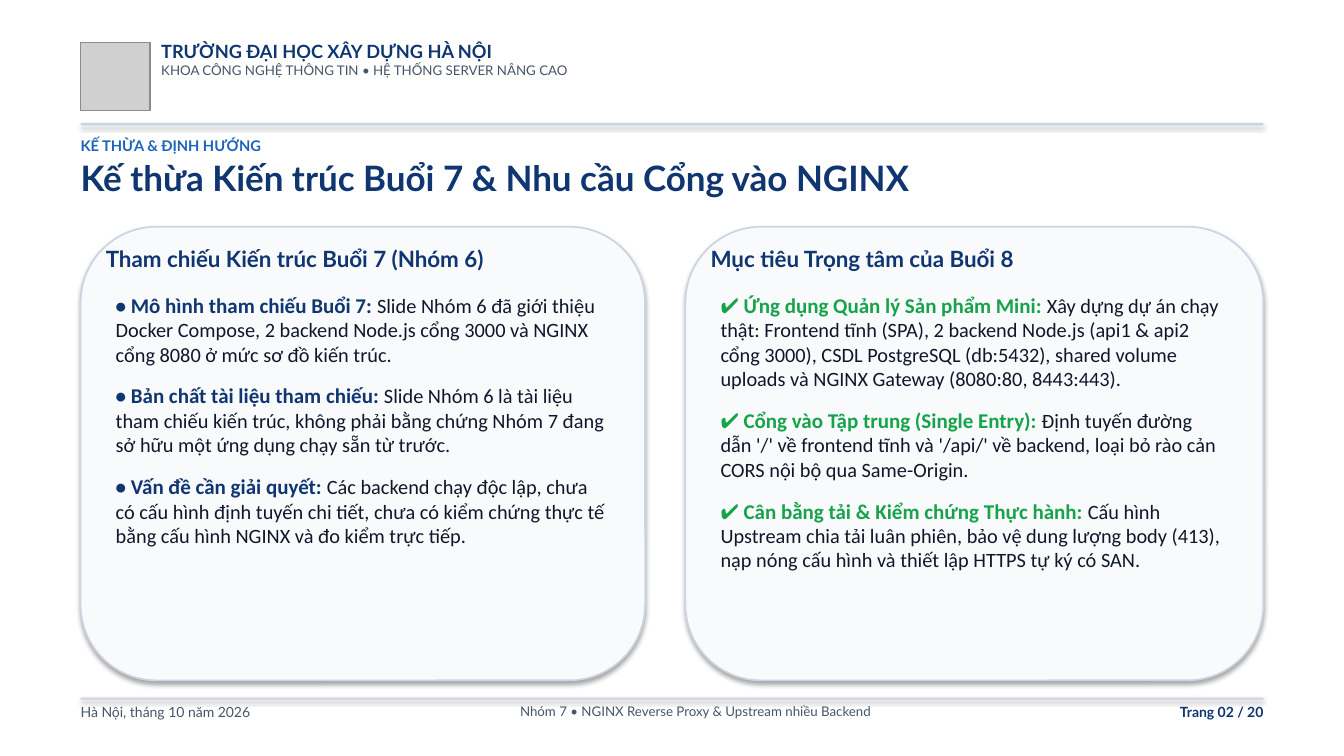
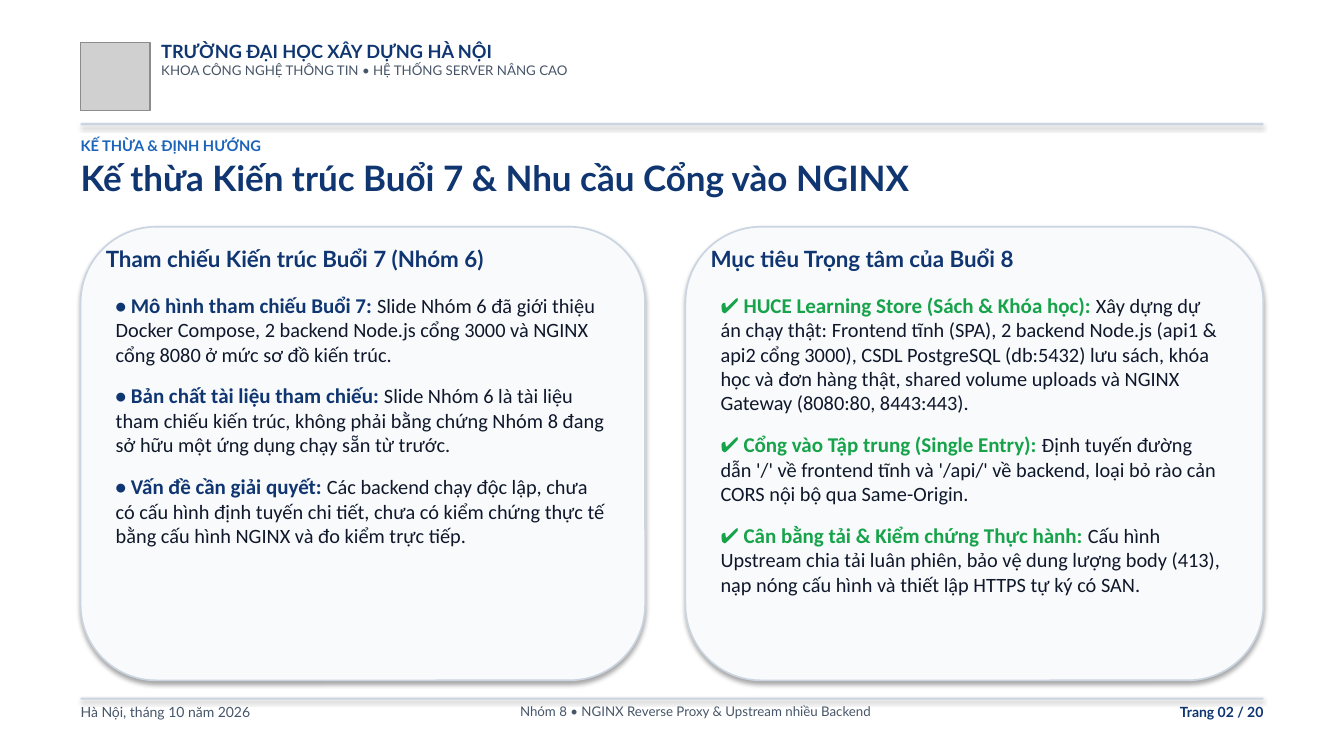
Before and after one commit to nguyentatmanh/Cau-hinh-NGINX-Reverse_Proxy-Upstream-nhieu-backend, a slide deck: slide 2 of NGINX_Buoi_8_Nhom_7.pptx. Drawn at 1344x756 pixels with LibreOffice and Linux fonts; fonts in the diff are those of the drawing; grey boxes stand for pictures. Boxes give left, top, right and bottom in pixels: in the first picture for what was removed or moved away, otherwise in the second. Text is boxed around its words. In the diff, an @@ line names an element or a change of style, - is before the commit and + after.

Commit message:
docs: cập nhật tài liệu hướng dẫn và tái tạo bài thuyết trình Nhóm 8 HUCE

```diff
--- a/NGINX_Buoi_8_Nhom_7.pptx
+++ b/NGINX_Buoi_8_Nhom_7.pptx
@@ text at bbox=[721, 297, 1209, 414]: text changed @@
-✔ Ứng dụng Quản lý Sản phẩm Mini: Xây dựng dự án chạy thật: Frontend tĩnh (SPA), 2 backend Node.js (api1 & api2 cổng 3000), CSDL PostgreSQL (db:5432), shared volume uploads và NGINX Gateway (8080:80, 8443:443).
+✔ HUCE Learning Store (Sách & Khóa học): Xây dựng dự án chạy thật: Frontend tĩnh (SPA), 2 backend Node.js (api1 & api2 cổng 3000), CSDL PostgreSQL (db:5432) lưu sách, khóa học và đơn hàng thật, shared volume uploads và NGINX Gateway (8080:80, 8443:443).
@@ text at bbox=[116, 387, 604, 456]: text changed @@
-• Bản chất tài liệu tham chiếu: Slide Nhóm 6 là tài liệu tham chiếu kiến trúc, không phải bằng chứng Nhóm 7 đang sở hữu một ứng dụng chạy sẵn từ trước.
+• Bản chất tài liệu tham chiếu: Slide Nhóm 6 là tài liệu tham chiếu kiến trúc, không phải bằng chứng Nhóm 8 đang sở hữu một ứng dụng chạy sẵn từ trước.
@@ text at bbox=[520, 705, 871, 719]: text changed @@
-Nhóm 7 • NGINX Reverse Proxy & Upstream nhiều Backend
+Nhóm 8 • NGINX Reverse Proxy & Upstream nhiều Backend
```
Also in this commit, not shown: 19 other slides changed, 4 other files.
